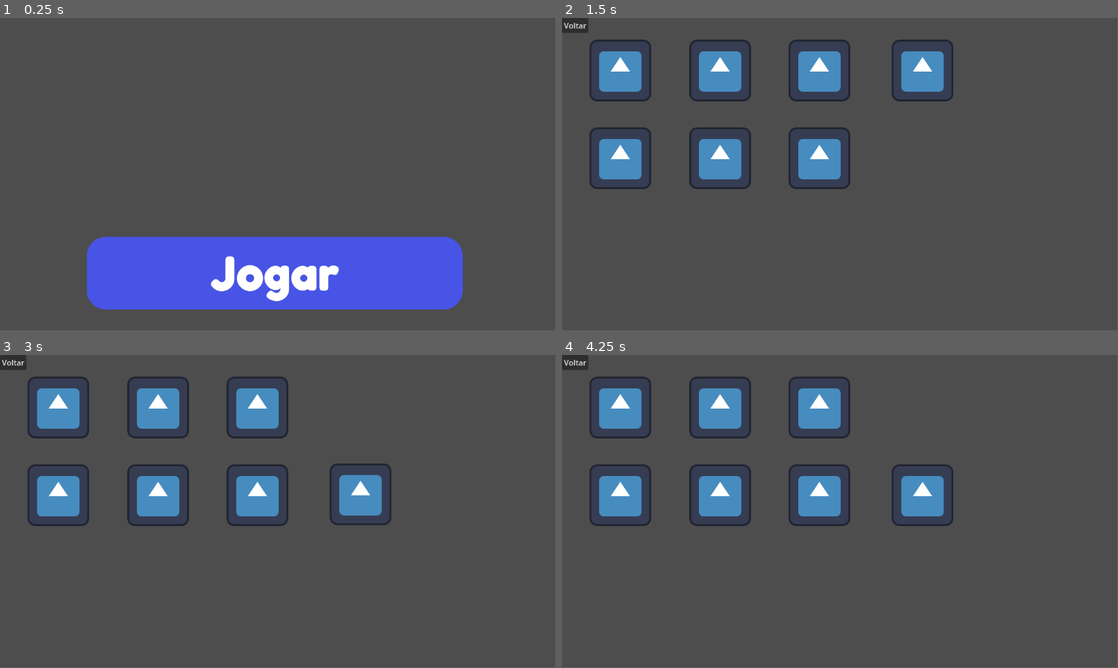
Above: before the commit, frames 1-4 (two rows, left to right).
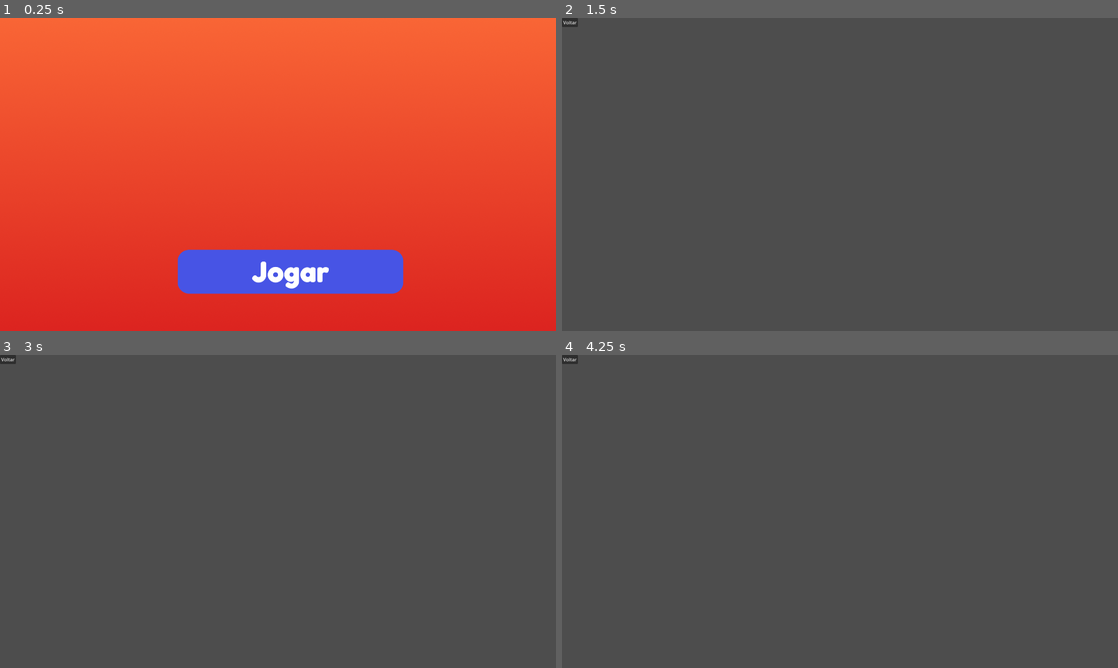
Above: after the commit, the same moments.

Repository: libumdsgn/quebra-cabecas
Game: Godot game, scene res://scenes/Main.tscn
Same seed, same stepped clock (60 frames per second), same inputs: the game is played once before the commit and once after it. The engine's default icon, where the game draws it, is replaced by a stand-in: a white triangle on a blue panel in a dark square.
Inputs (mouse positions are in pixels of both pictures, inside the frame that each line leads up to; where the layout moved, square brackets give the same spot in the first picture):
- Up to frame 1 (0.25 s): no input
- Up to frame 2 (1.5 s): click (851, 271) [834, 274] at 0.5 s; click "nivel 1" at 1.25 s
- Up to frame 3 (3 s): click (255, 408) at 2.02 s; click (361, 408) at 2.77 s
- Up to frame 4 (4.25 s): click (617, 495) at 3.52 s
The window is 799x449 before the commit and 800x450 after it. Grey fills any space a smaller window leaves; there, only what the larger window draws over its background counts as a difference.

The runs differ from the first frame. In frame 1, 95% of the frame differs, in the area x 0-100%, y 0-100%; in frame 2, 9.0%; in frame 3, 9.0%; in frame 4, 9.0%.
Error after the commit: Invalid access to property or key 'posicao' on a base object of type 'Nil'. (res://scripts/Board.gd:129)

Commit message:
começando estrategia de força bruta no template dos boards

Diff:
--- a/project.godot
+++ b/project.godot
@@ -15,6 +15,12 @@
 config/features=PackedStringArray("4.5", "GL Compatibility")
 config/icon="res://icon.svg"
 
+[display]
+
+window/size/viewport_width=1920
+window/size/viewport_height=1080
+window/stretch/mode="viewport"
+
 [rendering]
 
 renderer/rendering_method="gl_compatibility"
--- a/scenes/Splash.tscn
+++ b/scenes/Splash.tscn
@@ -1,6 +1,7 @@
-[gd_scene load_steps=3 format=3 uid="uid://bxjkjt40hbf5k"]
+[gd_scene load_steps=4 format=3 uid="uid://bxjkjt40hbf5k"]
 
 [ext_resource type="Script" uid="uid://kuxr3038uo30" path="res://scripts/Splash.gd" id="1_y4yub"]
+[ext_resource type="PackedScene" uid="uid://dervolcxhwh4" path="res://scenes/componentes/Background.tscn" id="2_0ollq"]
 [ext_resource type="Texture2D" uid="uid://d0ky8o3bxxxb1" path="res://assets/ui/btn_jogar.png" id="2_ad0hg"]
 
 [node name="Splash" type="Control"]
@@ -12,10 +13,13 @@
 grow_vertical = 2
 script = ExtResource("1_y4yub")
 
+[node name="Background" parent="." instance=ExtResource("2_0ollq")]
+layout_mode = 0
+
 [node name="StartButton" type="TextureButton" parent="."]
 layout_mode = 0
-offset_left = 180.0
-offset_top = 454.0
-offset_right = 960.0
-offset_bottom = 605.0
+offset_left = 613.0
+offset_top = 800.0
+offset_right = 1393.0
+offset_bottom = 951.0
 texture_normal = ExtResource("2_ad0hg")
--- /dev/null
+++ b/scenes/componentes/Background.tscn
@@ -0,0 +1,6 @@
+[gd_scene load_steps=2 format=3 uid="uid://dervolcxhwh4"]
+
+[ext_resource type="Texture2D" uid="uid://cq51vjrjaqbo0" path="res://assets/ui/Background.png" id="1_cstlw"]
+
+[node name="Background" type="TextureRect"]
+texture = ExtResource("1_cstlw")
--- a/scenes/componentes/Board.tscn
+++ b/scenes/componentes/Board.tscn
@@ -1,8 +1,7 @@
-[gd_scene load_steps=4 format=3 uid="uid://cjnmcg630poyy"]
+[gd_scene load_steps=3 format=3 uid="uid://cjnmcg630poyy"]
 
 [ext_resource type="PackedScene" uid="uid://gldfshi43egn" path="res://scenes/componentes/Cell.tscn" id="1_m8p8g"]
 [ext_resource type="Script" uid="uid://cr3s36h31gmvm" path="res://scripts/Board.gd" id="1_vsa3e"]
-[ext_resource type="Texture2D" uid="uid://dldyyvay4b40u" path="res://icon.svg" id="2_je8sm"]
 
 [node name="Board" type="Control"]
 layout_mode = 3
@@ -18,75 +17,17 @@
 
 [node name="Cell" parent="Cells" instance=ExtResource("1_m8p8g")]
 layout_mode = 0
-offset_left = 57.0
-offset_top = 45.0
-offset_right = 185.0
-offset_bottom = 173.0
-texture_normal = ExtResource("2_je8sm")
-id = 1
+offset_left = 81.0
+offset_top = 28.0
+offset_right = 555.0
+offset_bottom = 502.0
 
 [node name="Cell2" parent="Cells" instance=ExtResource("1_m8p8g")]
 layout_mode = 0
-offset_left = 264.0
-offset_top = 45.0
-offset_right = 392.0
-offset_bottom = 173.0
-texture_normal = ExtResource("2_je8sm")
-id = 2
-
-[node name="Cell3" parent="Cells" instance=ExtResource("1_m8p8g")]
-layout_mode = 0
-offset_left = 470.0
-offset_top = 44.0
-offset_right = 598.0
-offset_bottom = 172.0
-texture_normal = ExtResource("2_je8sm")
-id = 3
-
-[node name="Cell4" parent="Cells" instance=ExtResource("1_m8p8g")]
-layout_mode = 0
-offset_left = 684.0
-offset_top = 39.0
-offset_right = 812.0
-offset_bottom = 167.0
-texture_normal = ExtResource("2_je8sm")
-id = 4
-
-[node name="Cell5" parent="Cells" instance=ExtResource("1_m8p8g")]
-layout_mode = 0
-offset_left = 61.0
-offset_top = 227.0
-offset_right = 189.0
-offset_bottom = 355.0
-texture_normal = ExtResource("2_je8sm")
-id = 5
-
-[node name="Cell6" parent="Cells" instance=ExtResource("1_m8p8g")]
-layout_mode = 0
-offset_left = 268.0
-offset_top = 227.0
-offset_right = 396.0
-offset_bottom = 355.0
-texture_normal = ExtResource("2_je8sm")
-id = 6
-
-[node name="Cell7" parent="Cells" instance=ExtResource("1_m8p8g")]
-layout_mode = 0
-offset_left = 474.0
-offset_top = 225.0
-offset_right = 602.0
-offset_bottom = 353.0
-texture_normal = ExtResource("2_je8sm")
-id = 7
-
-[node name="Cell8" parent="Cells" instance=ExtResource("1_m8p8g")]
-layout_mode = 0
-offset_left = 688.0
-offset_top = 221.0
-offset_right = 816.0
-offset_bottom = 349.0
-id = 8
-is_empty = true
+offset_left = 579.0
+offset_top = 35.0
+offset_right = 1053.0
+offset_bottom = 509.0
 
 [node name="Button" type="Button" parent="."]
 layout_mode = 0
--- a/scenes/componentes/Cell.tscn
+++ b/scenes/componentes/Cell.tscn
@@ -3,6 +3,6 @@
 [ext_resource type="Script" uid="uid://be5hu42yxbjrj" path="res://scripts/Cell.gd" id="1_f2m7x"]
 
 [node name="Cell" type="TextureButton"]
-offset_right = 20.0
-offset_bottom = 20.0
+offset_right = 474.0
+offset_bottom = 474.0
 script = ExtResource("1_f2m7x")
Binary file changed: assets/images/level_1/puzzle_image_01.png
Binary file changed: assets/images/level_1/puzzle_image_02.png
Binary file changed: assets/images/level_1/puzzle_image_03.png
Binary file changed: assets/images/level_1/puzzle_image_04.png
Binary file added: assets/ui/Background.png
Not shown, added: assets/ui/Background.png.import
